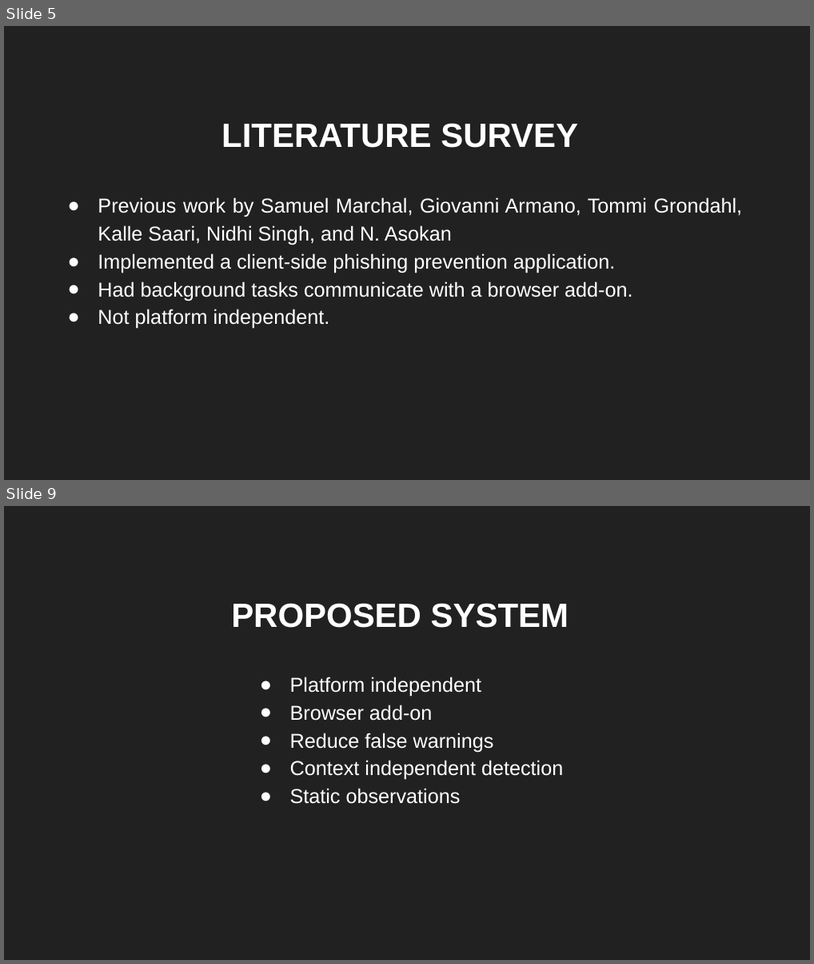
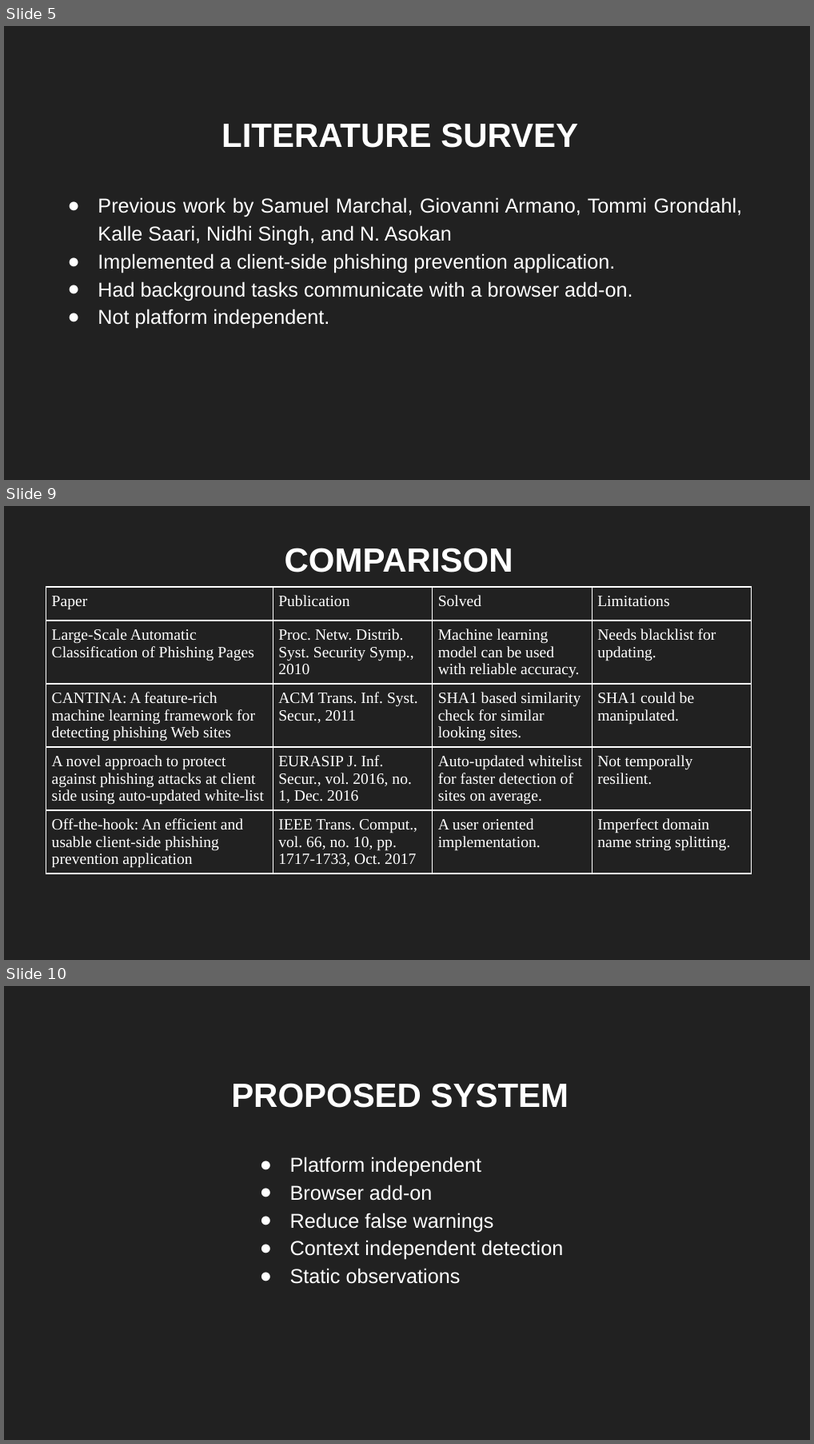
Before and after one commit to sbenstewart/cantina-plus, a slide deck: mail these/first/FYP First.pptx. Shown one above the other, each under a label of ours: slides 5 and 9 before the commit, slides 5, 9 and 10 after it; the slides between them are not shown. The pictures are 814x964 and 814x1444 pixels, drawn with LibreOffice and Linux fonts; fonts in the diff are those of the drawing. Boxes give left, top, right and bottom in pixels: in the first picture for what was removed or moved away, otherwise in the second. Text is boxed around its words. In the diff, an @@ line names an element or a change of style, - is before the commit and + after.

```diff
--- a/mail these/first/FYP First.pptx
+++ b/mail these/first/FYP First.pptx
@@ slide 9 added at <box>4,506,810,960</box>, background #212121 @@
@@ title added at <box>285,548,514,572</box>, 30 pt, text #FFFFFF, bold @@
+COMPARISON
@@ table added at <box>46,587,751,871</box>, 5 rows, 4 columns @@
+Paper | Publication | Solved | Limitations
+Large-Scale Automatic Classification of Phishing Pages | Proc. Netw. Distrib. Syst. Security Symp., 2010 | Machine learning model can be used with reliable accuracy. | Needs blacklist for updating.
+CANTINA: A feature-rich machine learning framework for detecting phishing Web sites | ACM Trans. Inf. Syst. Secur., 2011 | SHA1 based similarity check for similar looking sites. | SHA1 could be manipulated.
+A novel approach to protect against phishing attacks at client side using auto-updated white-list | EURASIP J. Inf. Secur., vol. 2016, no. 1, Dec. 2016 | Auto-updated whitelist for faster detection of sites on average. | Not temporally resilient.
+Off-the-hook: An efficient and usable client-side phishing prevention application | IEEE Trans. Comput., vol. 66, no. 10, pp. 1717-1733, Oct. 2017 | A user oriented implementation. | Imperfect domain name string splitting.
@@ what was slide 9 is now slide 10 @@
```
Also in this commit, not shown: 4 slides changed, 4 other slides added, 3 other files.
